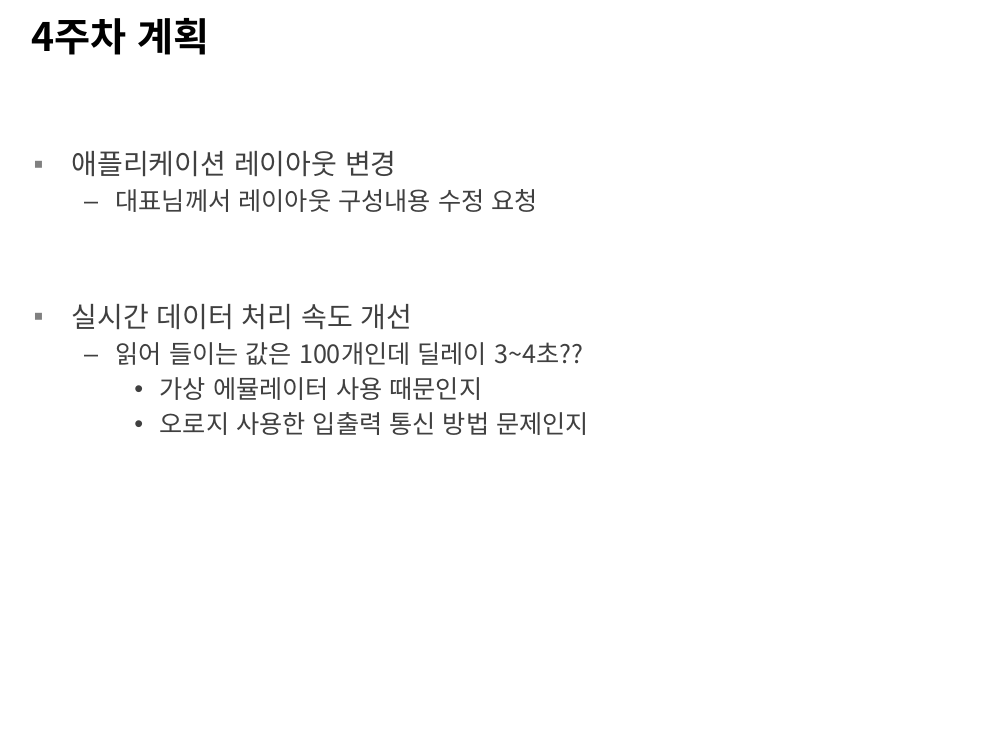
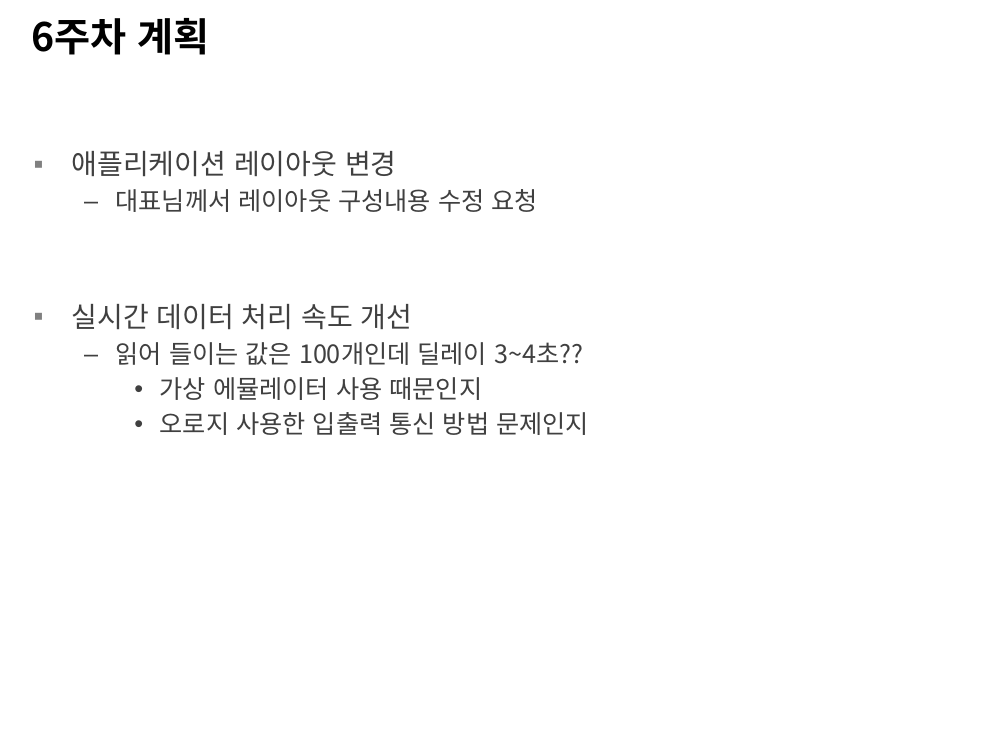
Before and after one commit to KimGumin/security119, a slide deck: slide 5 of 2020-02-03-김구민.pptx (slide 6 before the commit). Drawn at 1008x756 pixels with LibreOffice and Linux fonts; fonts in the diff are those of the drawing; background and template pictures are left out. Boxes give left, top, right and bottom in pixels: in the first picture for what was removed or moved away, otherwise in the second. Text is boxed around its words. In the diff, an @@ line names an element or a change of style, - is before the commit and + after.

```diff
--- a/2020-02-03-김구민.pptx
+++ b/2020-02-03-김구민.pptx
@@ title at box(32, 18, 210, 55): text changed @@
-4주차 계획
+6주차 계획
```
Also in this commit, not shown: 4 other slides changed, 1 slide removed, 2 other files.
